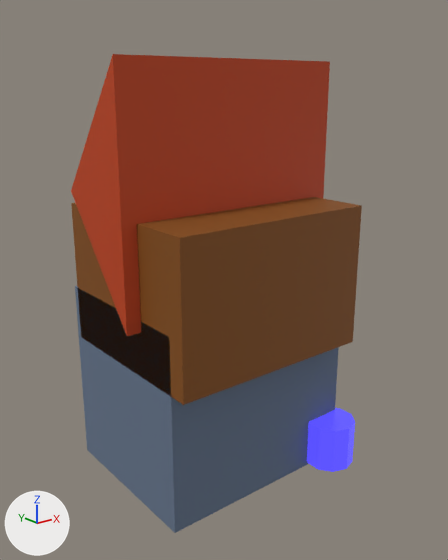
One commit to the glTF model modelos/entorno/taller_taa.glb: the scene before it, then after it.
One viewpoint serves both versions: a 50 mm camera at (-4.56, -6.02, 4.85) aimed at (0.02, -0.3, 2.56). Every picture has the same lights, and +X, +Y and +Z are marked at lower left. The first picture is the older version. Where no turn or scale is listed for an object, it has been applied to the vertices. Vertices at exactly the same position are counted once.
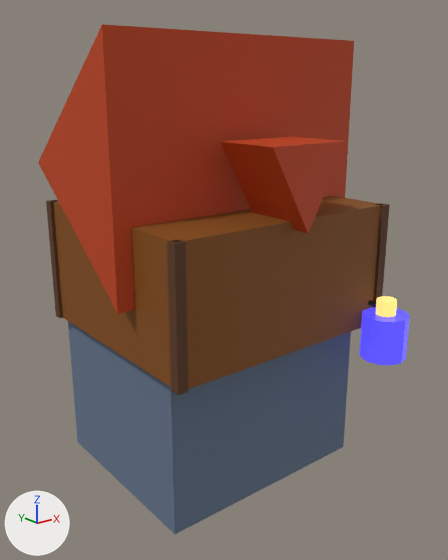
Where the newer file only moved an object's origin or applied its transform, the numbers keep the older frame.

What differs and where, as boxes [x1, y1, x2, y2] in the pictures (448 x 560 px):
'Cylinder', moved, rescaled (22% wider)
    before: [71, 54, 330, 336]
    after: [38, 24, 354, 314]
'Cube.001', moved, rescaled (14% wider, 7% shorter)
    before: [71, 197, 362, 405]
    after: [53, 196, 384, 389]
'Cube', moved, rescaled
    before: [75, 286, 339, 533]
    after: [68, 321, 351, 534]
'Cylinder.001', reshaped, moved, turned, recoloured
    before: [307, 408, 355, 472]
    after: [220, 137, 347, 233]
'Cube.002', added (brown)
    after: [167, 240, 188, 395]
'Cylinder.003', added (blue)
    after: [359, 307, 410, 365]
'Cube.004', added (brown)
    after: [373, 203, 390, 308]
'Cube.003', added (brown)
    after: [46, 200, 63, 318]
'Cylinder.004', added
    after: [376, 296, 397, 317]
'Cylinder.002', added
    after: [368, 300, 376, 307]

What changed in the scene script:
```text
Change me_cube:
    remove me_cube.from_pydata(...)  # 8 vertices, 12 faces; spans x -1.32..1.32, y -1.08..1.08, z -1.2..1.2
    add me_cube.from_pydata(...)  # 8 vertices, 12 faces; spans x -1.4..1.4, y -1.2..1.2, z -1.1..0.9
    me_cube part 1: the whole mesh is scaled about its middle by (1.06, 1.11, 0.833), then moved by (0.0, 0.0, -0.1)
Change me_cube_001:
    remove me_cube_001.from_pydata(...)  # 8 vertices, 12 faces; spans x -1.32..1.32, y -1.15..1.15, z -0.88..0.88
    add me_cube_001.from_pydata(...)  # 8 vertices, 12 faces; spans x -1.5..1.5, y -1.35..1.35, z -0.6..0.9
    me_cube_001 part 2: the whole mesh is scaled about its middle by (1.14, 1.17, 0.852), then moved by (0.0, 0.0, 0.15)
Change me_cylinder:
    remove me_cylinder.from_pydata(...)  # 6 vertices, 8 faces; spans x -1.5..1.5, y -0.38..0.75, z -1.43..1.43
    add me_cylinder.from_pydata(...)  # 6 vertices, 8 faces; spans x -1.7..1.7, y -0.57..1.14, z -1.06..1.66
    me_cylinder part 3: the whole mesh is scaled about its middle by (1.13, 1.52, 0.955), then moved by (0.0, 0.1, 0.3)
Change me_cylinder_001:
    remove me_cylinder_001.from_pydata(...)  # 20 vertices, 36 faces; spans x -0.304..0.304, y -0.32..0.32, z -0.3..0.3
    remove me_cylinder_001.materials.append(mat_mat_tinta_sigilia)  # blue #312e81, glowing blue #564df8
    add me_cylinder_001.from_pydata(...)  # 6 vertices, 8 faces; spans x -0.52..0.52, y -0.3..0.6, z -0.4..0.4
    me_cylinder_001 part 4: the whole mesh is rebuilt
    add me_cylinder_001.materials.append(mat_mat_teja_cobriza)  # orange #c2410c
Change ob_cylinder_001:
    ob_cylinder_001.location: (1.1, -1.2, 0.35) -> (0.0, -1.3, 4.0)
    ob_cylinder_001.rotation_euler: (0.0, 0.0, 0.0) -> (-1.571, 0.0, 0.0)  # degrees (0, 0, 0) -> degrees (-90, 0, 0)
Add ob_cylinder_004:
    ob_cylinder_004 = bpy.data.objects.new('Cylinder.004', me_cylinder_004)  # a 10-sided cylinder along z spanning x -0.114..0.114, y -0.12..0.12, z -0.11..0.11; in mat_mat_oro_reliquia (orange #f59e0b, glowing yellow #fde68a)
    ob_cylinder_004.location = (1.35, -1.75, 2.3)
Add ob_cylinder_003:
    ob_cylinder_003 = bpy.data.objects.new('Cylinder.003', me_cylinder_003)  # a 12-sided cylinder along z spanning x -0.28..0.28, y -0.28..0.28, z -0.275..0.275; in mat_mat_tinta_sigilia (blue #312e81, glowing blue #564df8)
    ob_cylinder_003.location = (1.35, -1.75, 1.95)
Add ob_cylinder_002:
    ob_cylinder_002 = bpy.data.objects.new('Cylinder.002', me_cylinder_002)  # an 8-sided cylinder along y spanning x -0.03..0.03, y -0.45..0.45, z -0.03..0.03; in mat_mat_metal_forja (dark blue #475569)
    ob_cylinder_002.location = (1.35, -1.4, 2.3)
Add ob_cube_004:
    ob_cube_004 = bpy.data.objects.new('Cube.004', me_cube_004)  # a box spanning x -0.06..0.06, y -0.06..0.06, z -0.75..0.75; in mat_mat_madera_tronco (brown #5c381e)
    ob_cube_004.location = (1.48, -1.48, 2.75)
Add ob_cube_003:
    ob_cube_003 = bpy.data.objects.new('Cube.003', me_cube_004.copy())
    ob_cube_003.location = (-1.48, 1.18, 2.75)
Add ob_cube_002:
    ob_cube_002 = bpy.data.objects.new('Cube.002', me_cube_004.copy())
    ob_cube_002.location = (-1.48, -1.48, 2.75)
```
